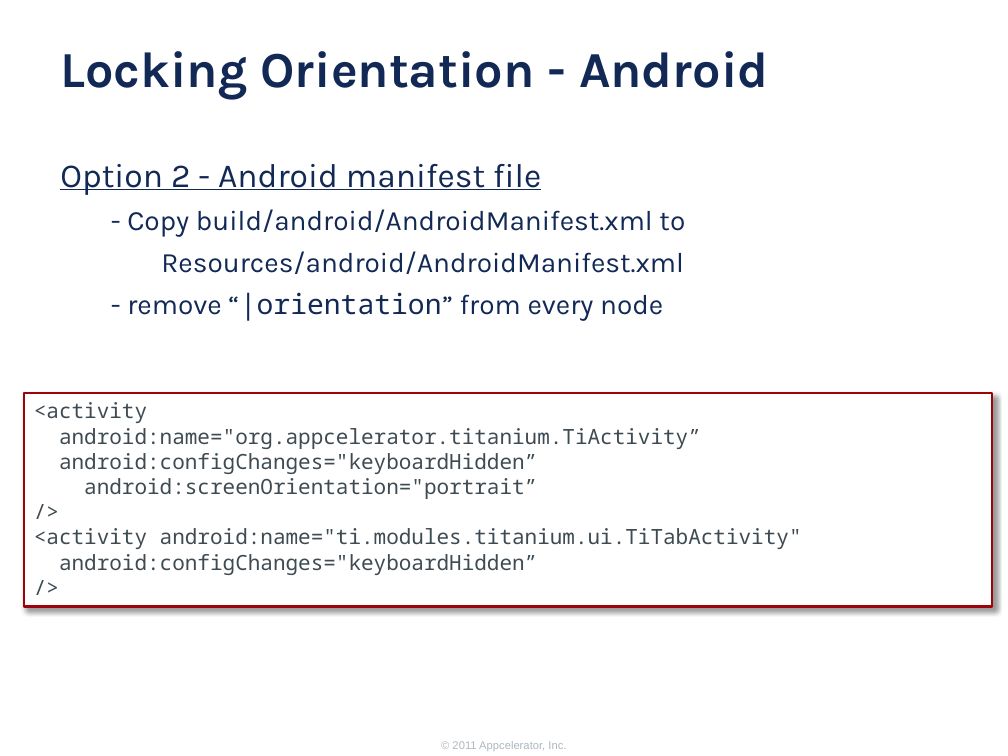
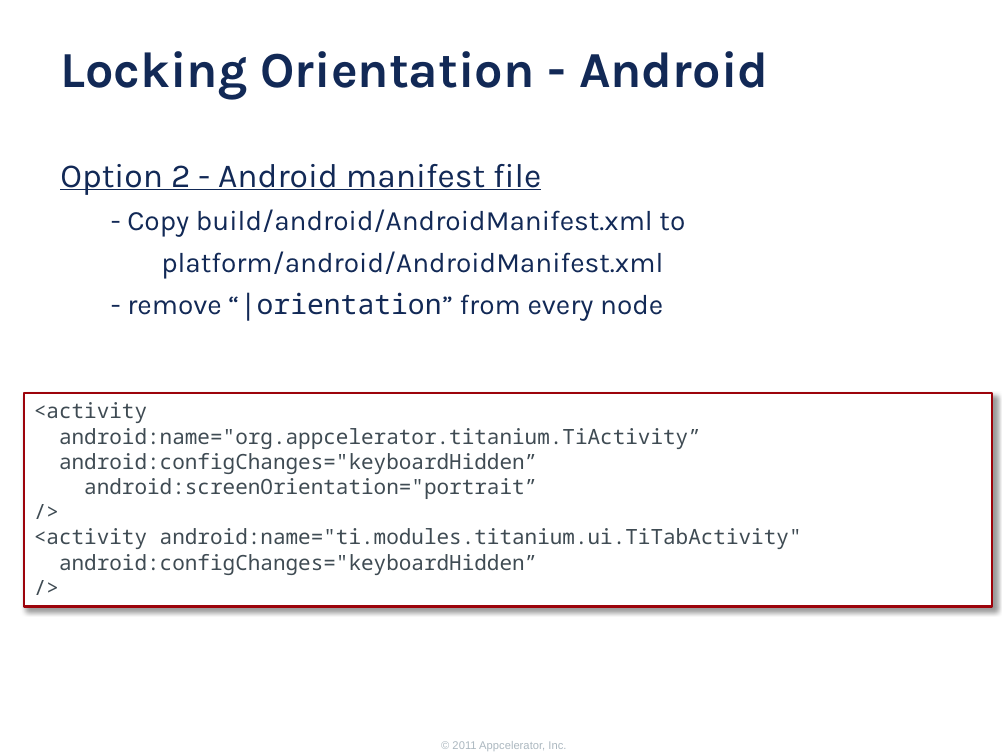
Before and after one commit to appcelerator-forks/appcelerator-training.tcmd_certification, a slide deck: slide 6 of 325.pptx. Drawn at 1008x756 pixels with LibreOffice and Linux fonts; fonts in the diff are those of the drawing; background and template pictures are left out. Boxes give left, top, right and bottom in pixels: in the first picture for what was removed or moved away, otherwise in the second. Text is boxed around its words. In the diff, an @@ line names an element or a change of style, - is before the commit and + after.

```diff
--- a/325.pptx
+++ b/325.pptx
@@ text at (x1=161, y1=251, x2=663, y2=279): text changed @@
-Resources/android/AndroidManifest.xml
+platform/android/AndroidManifest.xml
```
Also in this commit, not shown: 1 slide added, 4 other files.
